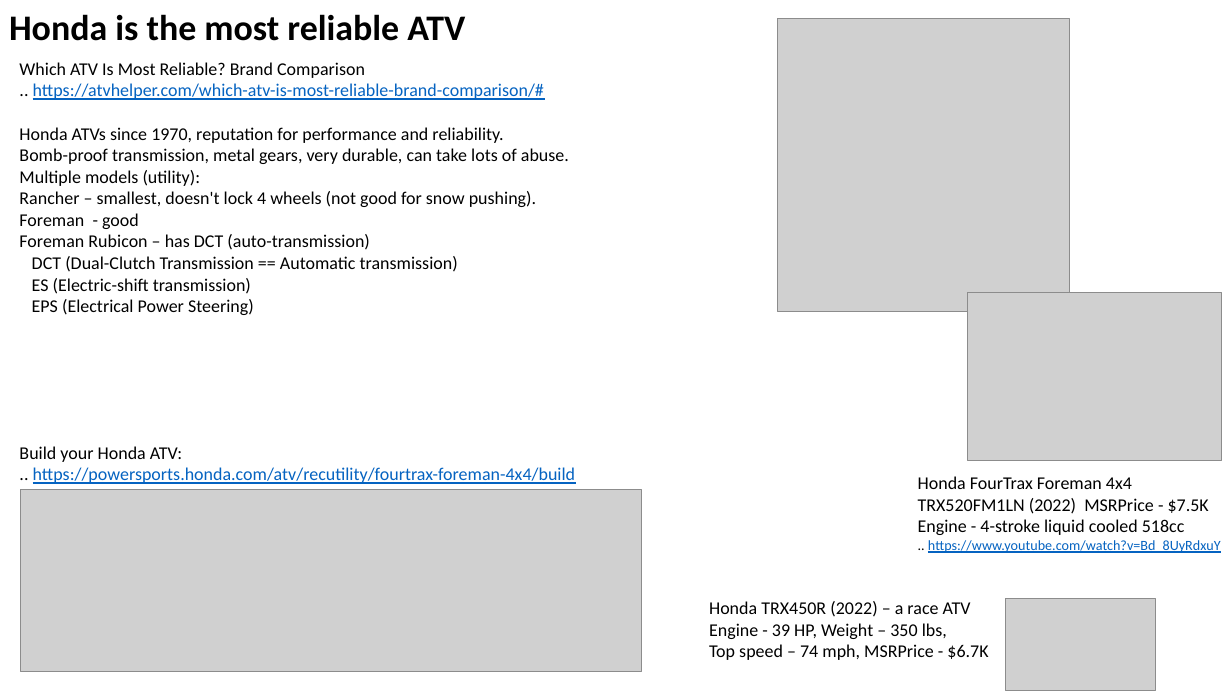
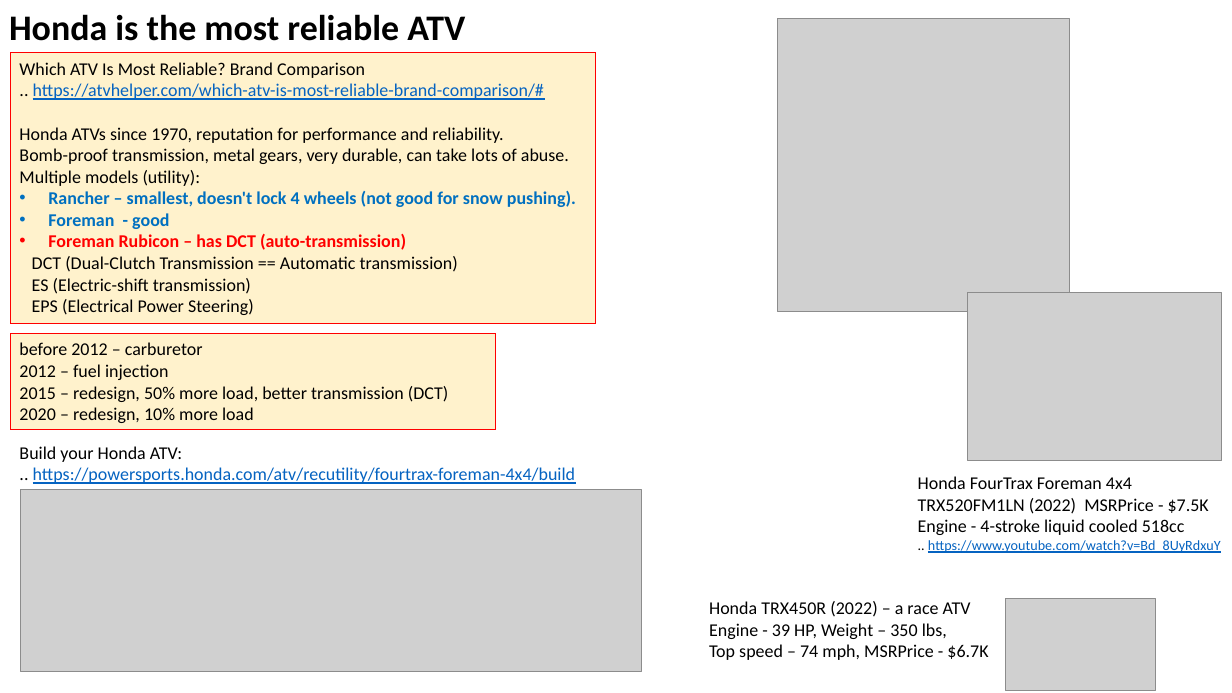
Before and after one commit to lselector/misc_farm, a slide deck: slide 3 of misc/field_atv.pptx. Drawn at 1232x693 pixels with LibreOffice and Linux fonts; fonts in the diff are those of the drawing; grey boxes stand for pictures. Boxes give left, top, right and bottom in pixels: in the first picture for what was removed or moved away, otherwise in the second. Text is boxed around its words. In the diff, an @@ line names an element or a change of style, - is before the commit and + after.

```diff
--- a/misc/field_atv.pptx
+++ b/misc/field_atv.pptx
@@ rectangle "Which ATV Is Most Reliable? ...": place and size @@
-rectangle "Which ATV Is Most Reliable? ..." at box(19, 62, 569, 315)
+rectangle "Which ATV Is Most Reliable? ..." at box(10, 53, 595, 323)
@@ rectangle "Which ATV Is Most Reliable? ..." at box(10, 53, 595, 323): fill none to #FFF2CC; outline none to #FF0000 0.75 pt @@
@@ text in rectangle at box(48, 191, 576, 250): text colour #000000 to #0070C0 in "Rancher – smallest, doesn't lock 4 wheels ...", "Foreman - good"; bold on in "Rancher – smallest, doesn't lock 4 wheels ...", "Foreman - good", "Foreman Rubicon – has DCT (auto-transmission)"; text colour #000000 to #FF0000 in "Foreman Rubicon – has DCT (auto-transmission)"; bullet none to • @@
@@ rectangle added at box(10, 334, 495, 430), fill #FFF2CC, outline #FF0000 0.75 pt, 14 pt, text #000000 @@
+before 2012 – carburetor
+2012 – fuel injection
+2015 – redesign, 50% more load, better transmission (DCT)
+2020 – redesign, 10% more load
```
Also in this commit, not shown: 2 other slides changed, 1 slide added.
